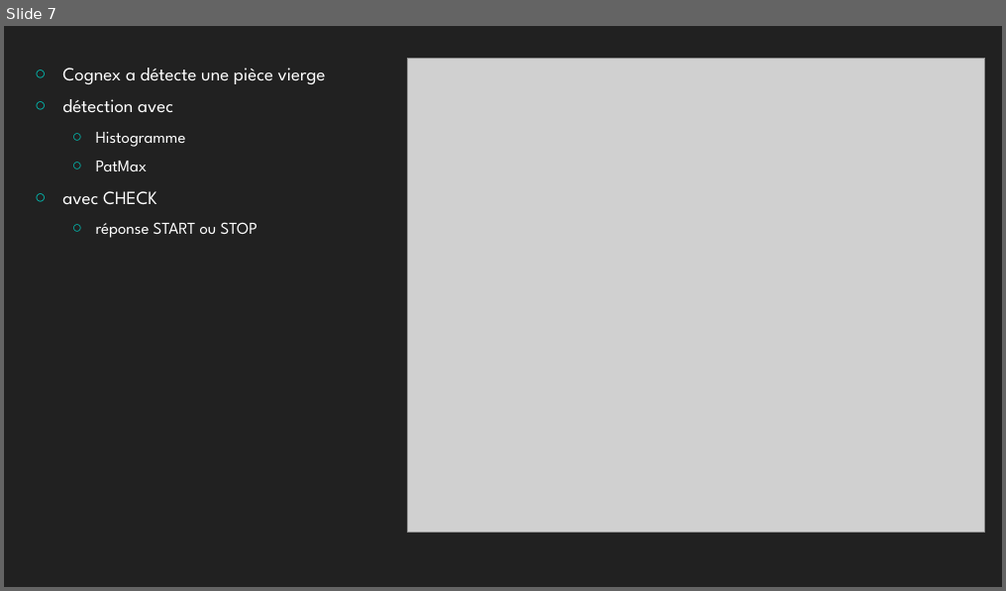
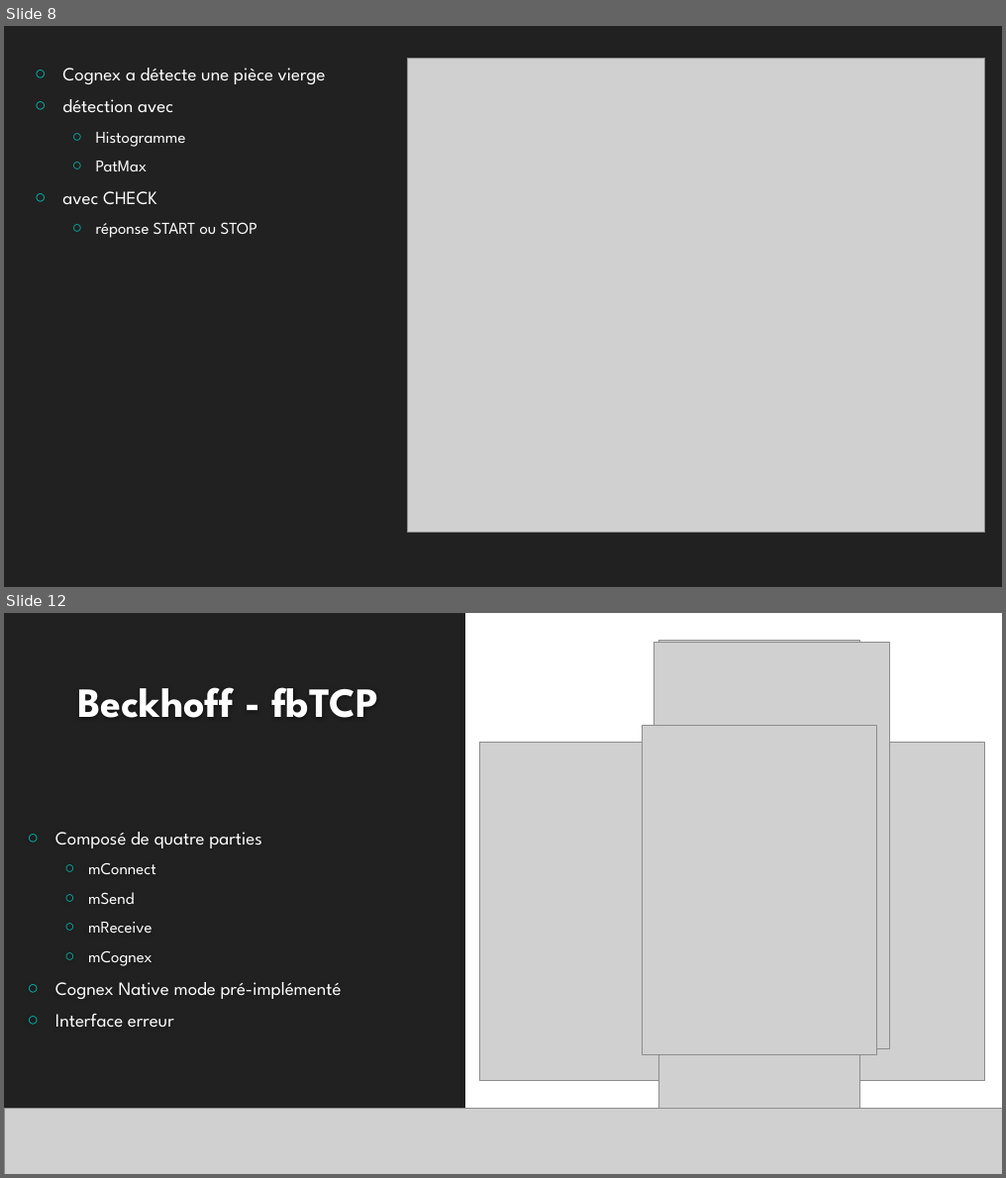
Before and after one commit to SAMUD/BeckhoffPickPlace3ax, a slide deck: Presentation.pptx. Shown one above the other, each under a label of ours: slide 7 before the commit, slides 8 and 12 after it; the slides between them are not shown. The pictures are 1006x591 and 1006x1178 pixels, drawn with LibreOffice and Linux fonts; fonts in the diff are those of the drawing; grey boxes stand for pictures; background and template pictures are left out. Boxes give left, top, right and bottom in pixels: in the first picture for what was removed or moved away, otherwise in the second. Text is boxed around its words. In the diff, an @@ line names an element or a change of style, - is before the commit and + after.

```diff
--- a/Presentation.pptx
+++ b/Presentation.pptx
@@ slide 12 added at [4, 613, 1002, 1174], background #212121 @@
@@ rectangle added at [466, 613, 1002, 1174], fill #FFFFFF, outline #FFFFFF 1.25 pt @@
@@ picture added at [653, 642, 890, 1049] @@
@@ picture added at [659, 641, 860, 1140] @@
@@ title added at [78, 687, 379, 718], 40 pt, text #FEFEFE, bold @@
+Beckhoff - fbTCP
@@ picture added at [642, 725, 877, 1055] @@
@@ picture added at [479, 743, 985, 1081] @@
@@ text added at [55, 832, 342, 1028], 18 pt, text #FFFFFF @@
+○ Composé de quatre parties
+  ○ mConnect
+  ○ mSend
+  ○ mReceive
+  ○ mCognex
+○ Cognex Native mode pré-implémenté
+○ Interface erreur
@@ picture added at [4, 1109, 1002, 1174] @@
@@ what was slide 7 is now slide 8 @@
```
Also in this commit, not shown: 2 slides changed, 17 other slides added, 23 other files.
